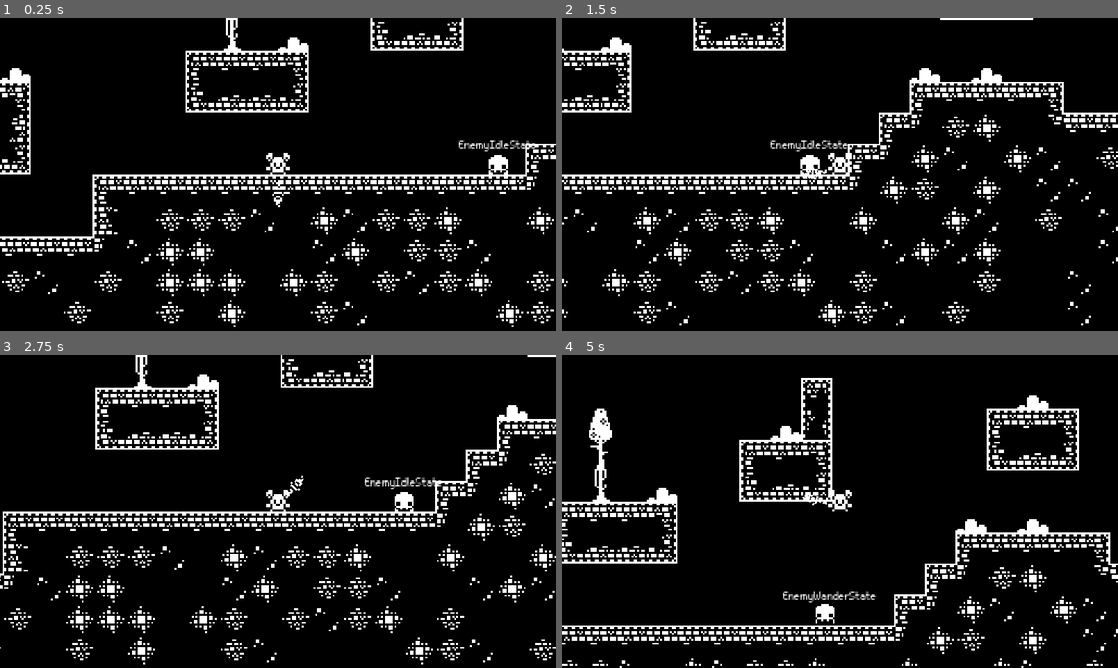
Above: before the commit, frames 1-4 (two rows, left to right).
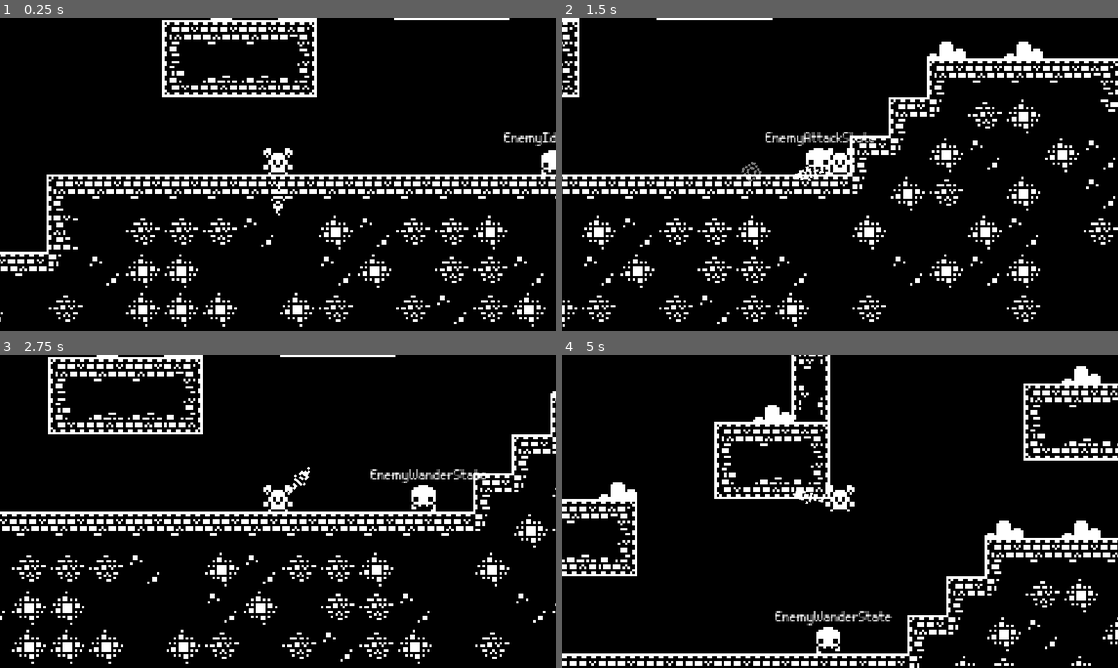
Above: after the commit, the same moments.

Repository: alpanka/1-Bit-Platformer
Game: Godot game, scene res://levels/world.tscn
The game is run twice, just before and just after one commit, with the same random seed, the same clock (stepped at 60 frames per second) and the same inputs.
Inputs (mouse positions are in pixels of both pictures, inside the frame that each line leads up to):
- Up to frame 1 (0.25 s): no input
- Up to frame 2 (1.5 s): tap Enter at 0.5 s; move the mouse to (962, 158) at 0.52 s; hold Right (ui_right) from 0.53 s (still down); tap Keypad Enter (attack) at 0.6, 1.35 s; tap Space (jump) at 0.77 s; move the mouse to (728, 190) at 1.27 s
- Up to frame 3 (2.75 s): tap Space (jump) at 1.52 s; move the mouse to (333, 442) at 2.02 s; release Right (ui_right) at 2.03 s; hold Left (ui_left) from 2.03 s (still down); tap Keypad Enter (attack) at 2.1 s
- Up to frame 4 (5 s): move the mouse to (812, 574) at 2.77 s; release Left (ui_left) at 2.78 s; hold Right (ui_right) 2.78-4.28 s; tap Keypad Enter (attack) at 2.85, 3.6, 4.35 s; tap Space (jump) at 3.02, 3.77, 4.52 s; move the mouse to (1006, 558) at 3.52 s; move the mouse to (673, 464) at 4.27 s; hold Left (ui_left) from 4.28 s (still down)

The runs differ from the first frame. In frame 1, 15% of the frame differs, in the area x 0-100%, y 0-99%; in frame 2, 14%; in frame 3, 16%; in frame 4, 16%, in the area x 0-100%, y 0-100%.

Commit message:
Attack function
Done attack function. Though it definitely can be better.

Diff:
--- a/characters/enemies/_platformer_enemy_base.gd
+++ b/characters/enemies/_platformer_enemy_base.gd
@@ -1,5 +1,6 @@
 class_name PlatformerEnemyBase
 extends PlatformerCharacterBase
+
 
 # Direction in queue before it is assigned to direction
 var direction_target: Vector2:
@@ -56,16 +57,18 @@
 	self.direction = _target
 
 
-#TODO needs work
+#TODO Get back to it. Could be better
 func attack():
-	var target_pos: Vector2
-	var self_pos: Vector2
-	target_pos = player_node.global_position
-	self_pos = global_position
+	var attack_pos: Vector2 = self.global_position
 
 	if can_attack:
-		self.velocity.x += 100
+		current_speed = 600
+		await get_tree().create_timer(0.2).timeout
 
+		var tween: Tween = get_tree().create_tween()
+		tween.tween_property(self, "position", attack_pos, 0.1)
+
+		current_speed = speed_init
 
 
 # Update state.name when changed.
--- a/characters/enemies/_platformer_enemy_base.tscn
+++ b/characters/enemies/_platformer_enemy_base.tscn
@@ -53,6 +53,7 @@
 [node name="StateMachine" type="Node2D" parent="." node_paths=PackedStringArray("state_label")]
 script = ExtResource("12_332qh")
 state_label = NodePath("StateLabel")
+print_names = false
 
 [node name="StateLabel" type="Label" parent="StateMachine"]
 offset_left = -22.0
--- a/characters/enemies/enemy_invader.tscn
+++ b/characters/enemies/enemy_invader.tscn
@@ -6,6 +6,9 @@
 
 [sub_resource type="CircleShape2D" id="CircleShape2D_xrx5y"]
 radius = 5.0
+
+[sub_resource type="CircleShape2D" id="CircleShape2D_n3u64"]
+radius = 6.0
 
 [node name="EnemyInvader" instance=ExtResource("1_gwy1k")]
 script = ExtResource("2_hu5g1")
@@ -23,7 +26,14 @@
 [node name="HitboxController" parent="Controllers" index="0"]
 collision_layer = 16
 collision_mask = 512
+controller_area_auto_set = false
+
+[node name="HitboxArea" parent="Controllers/HitboxController" index="0"]
+position = Vector2(0, -5)
+shape = SubResource("CircleShape2D_n3u64")
 
 [node name="DamageReceiver" parent="Controllers" index="1"]
 collision_layer = 16
 collision_mask = 2
+
+[editable path="Controllers/HitboxController"]
--- a/characters/player/player.tscn
+++ b/characters/player/player.tscn
@@ -12,6 +12,8 @@
 height = 10.0
 
 [node name="Player" type="CharacterBody2D" node_paths=PackedStringArray("character_sprite") groups=["Player"]]
+collision_layer = 512
+collision_mask = 17
 script = ExtResource("1_2xyhl")
 character_sprite = NodePath("AnimatedSprite2D")
 
@@ -26,7 +28,7 @@
 autoplay = "idle"
 
 [node name="Camera2D" type="Camera2D" parent="."]
-zoom = Vector2(4, 4)
+zoom = Vector2(5, 5)
 
 [node name="Controllers" type="Node2D" parent="."]
 
--- a/controllers/damage_hitbox/damage_receiver.gd
+++ b/controllers/damage_hitbox/damage_receiver.gd
@@ -22,6 +22,7 @@
 
 func _controller_area_init() -> void:
 	if controller_area_auto_set == false:
+		damage_area.debug_color = Color(0.8, 0, 0, 0.1)
 		return
 
 	# Find parent's collision shape
--- a/controllers/damage_hitbox/hitbox_controller.gd
+++ b/controllers/damage_hitbox/hitbox_controller.gd
@@ -28,7 +28,9 @@
 ## Apply them to Controller area shape.
 func _controller_area_init() -> void:
 	owner_node = get_owner()
+
 	if controller_area_auto_set == false:
+		controller_area.debug_color = Color(0.8, 0, 0, 0.1)
 		return
 
 	# Find parent's collision shape
--- a/controllers/enemy/detection_controller.tscn
+++ b/controllers/enemy/detection_controller.tscn
@@ -8,7 +8,9 @@
 [node name="RayCastLeft" type="RayCast2D" parent="."]
 position = Vector2(0, -5)
 rotation = 1.5708
+collision_mask = 513
 
 [node name="RayCastRight" type="RayCast2D" parent="."]
 position = Vector2(0, -5)
 rotation = -1.5708
+collision_mask = 512
--- a/controllers/state/enemy/enemy_attack_state.gd
+++ b/controllers/state/enemy/enemy_attack_state.gd
@@ -2,10 +2,20 @@
 class_name EnemyAttackState
 extends State
 
+@export var attack_cooldown_dur: float = 0.8
+var cooled_down: bool = true
+
 
 func update_process(_delta):
-	pass
-	if actor.can_attack:
+	if actor.can_attack and cooled_down:
+		print("Attack")
 		actor.attack()
-	else:
+		cooled_down = false
+
+		await get_tree().create_timer(attack_cooldown_dur).timeout
+		cooled_down = true
+
+	elif actor.player_in_range and not actor.can_attack:
 		state_switched.emit(self, "EnemyChaseState")
+	elif not actor.player_in_range and not actor.can_attack:
+		state_switched.emit(self, "EnemyIdleState")
--- a/controllers/state/enemy/enemy_idle_state.gd
+++ b/controllers/state/enemy/enemy_idle_state.gd
@@ -2,32 +2,20 @@
 class_name EnemyIdleState
 extends State
 
-@export var idle_duration: float = 3.0
-
-@onready var idle_timer: Timer = Timer.new()
+@export var idle_duration: float = 1.0
 
 
 func state_enter():
-	_set_idle_timer()
 	actor.character_sprite.play("idle")
+
+	await get_tree().create_timer(idle_duration).timeout
+	state_exit()
 
 
 func state_exit():
 	actor.current_speed = actor.speed_init
+	state_switched.emit(self, "EnemyWanderState")
 
 
 func update_process(_delta):
 	actor.current_speed = 0
-
-
-func _set_idle_timer():
-	add_child(idle_timer)
-	idle_timer.name = "idle_timer"
-	idle_timer.one_shot = true
-	idle_timer.connect("timeout", _on_idle_timer_timeout)
-	idle_timer.wait_time = idle_duration
-	idle_timer.start()
-
-
-func _on_idle_timer_timeout():
-	state_switched.emit(self, "EnemyWanderState")
--- a/controllers/state/state_machine.gd
+++ b/controllers/state/state_machine.gd
@@ -11,6 +11,7 @@
 
 @export var initial_state: State
 @export var state_label: Label
+@export var print_names: bool = true
 
 
 func _ready() -> void:
@@ -28,7 +29,6 @@
 	else:
 		print("Failed to init a state of ", self.name)
 
-	print(current_state.name)
 
 func _process(delta: float) -> void:
 	if current_state:
@@ -60,6 +60,10 @@
 
 	current_state = new_state
 
+	if print_names:
+		print(current_state.name)
+
+
 # Use when absolutely needed. Like for "DeathState"
 func change_state_forced(new_state_name: String):
 	var new_state = states_dict.get(new_state_name)
--- /dev/null
+++ b/levels/vector_draft/vector_draft.gd
@@ -0,0 +1,30 @@
+## Draft script for Vector math
+extends Node
+
+@onready var player: Sprite2D = $player
+@onready var enemy: Sprite2D = $enemy
+@onready var target: Sprite2D = $target
+
+
+var enemy_pos: Vector2
+var player_pos: Vector2
+var target_pos: Vector2
+var target_dist: float
+
+func _ready() -> void:
+	_check_sprite_locations()
+
+
+func _check_sprite_locations():
+	enemy_pos = enemy.global_position
+	player_pos = player.global_position
+
+	print("ENEMY POS: ", enemy.global_position)
+	print("PLAYER POS: ", player.global_position)
+	print("TARGET POS: ", target.global_position, "\n")
+
+	target_dist = enemy_pos.distance_to(player_pos)
+	target_pos.x = enemy_pos.x - target_dist * 2
+
+	print("POS ", target_pos)
+	print("DIST ", target_dist)
--- /dev/null
+++ b/levels/vector_draft/vector_draft.tscn
@@ -0,0 +1,25 @@
+[gd_scene load_steps=3 format=3 uid="uid://ds1qlcjf34v4m"]
+
+[ext_resource type="Script" path="res://levels/vector_draft/vector_draft.gd" id="1_8uhw3"]
+[ext_resource type="Texture2D" uid="uid://dd164e8unvtpq" path="res://assets/1-BitPlatformerPack/monochrome_tilemap_transparent_packed.png" id="2_lbky8"]
+
+[node name="VectorDraft" type="Node2D"]
+script = ExtResource("1_8uhw3")
+
+[node name="player" type="Sprite2D" parent="."]
+position = Vector2(140, 70)
+texture = ExtResource("2_lbky8")
+region_enabled = true
+region_rect = Rect2(176, 64, 16, 16)
+
+[node name="enemy" type="Sprite2D" parent="."]
+position = Vector2(190, 70)
+texture = ExtResource("2_lbky8")
+region_enabled = true
+region_rect = Rect2(176, 32, 16, 16)
+
+[node name="target" type="Sprite2D" parent="."]
+position = Vector2(90, 70)
+texture = ExtResource("2_lbky8")
+region_enabled = true
+region_rect = Rect2(128, 48, 16, 16)
--- a/project.godot
+++ b/project.godot
@@ -23,6 +23,10 @@
 [display]
 
 window/stretch/mode="canvas_items"
+
+[editor]
+
+movie_writer/movie_file="X:/sample.avi"
 
 [file_customization]
 
--- a/weapons/projectiles/_projectile_base_scene.gd
+++ b/weapons/projectiles/_projectile_base_scene.gd
@@ -34,4 +34,5 @@
 
 	var tween: Tween = get_tree().create_tween()
 	tween.tween_property(animated_sprite, "modulate", Color(1, 1, 1, 0.005), 0.3)
+	await tween.finished
 	queue_free()
Not shown: 1 places in characters/enemies/enemy_invader.tscn that only renumber resources
